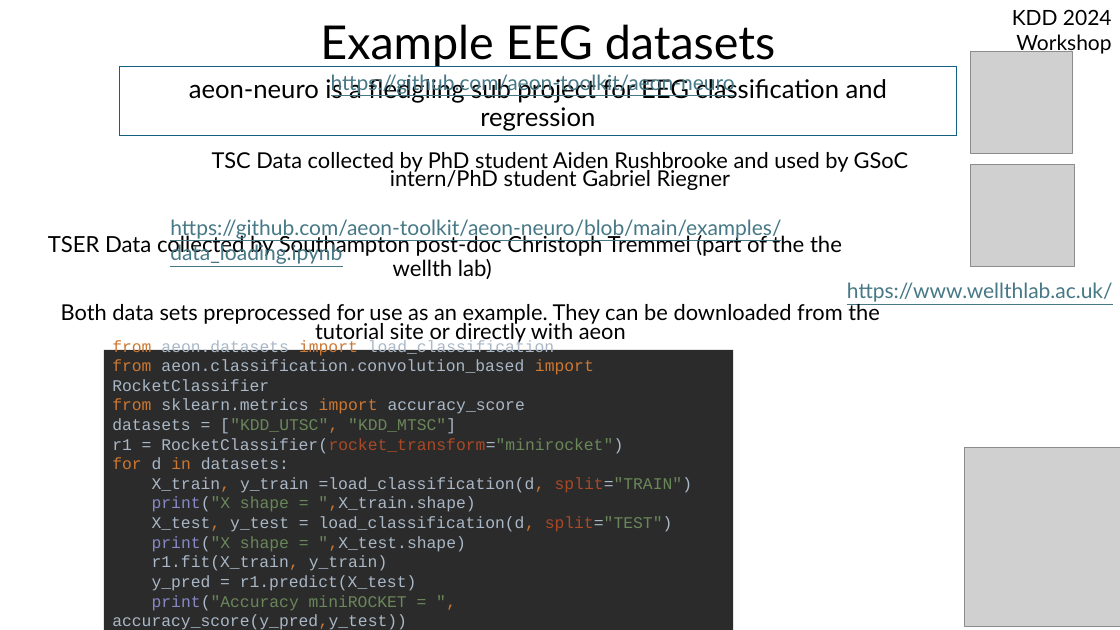
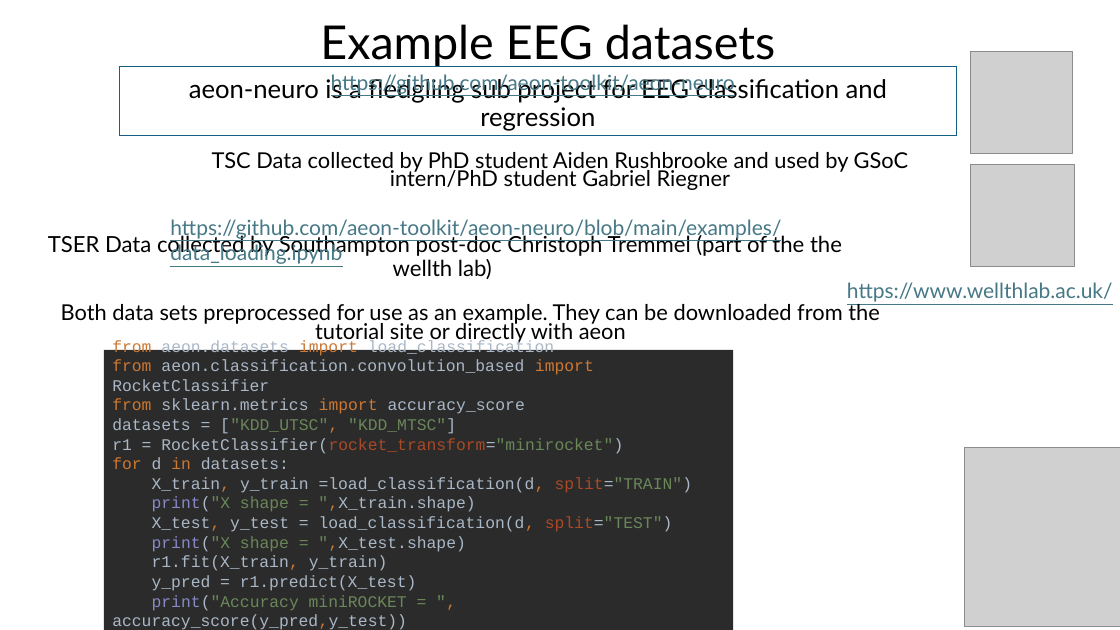
Before and after one commit to aeon-toolkit/aeon-tutorials, a slide deck: slide 7 of ECML-2024/Slides/part1_introduction.pptx (slide 4 before the commit). Drawn at 1120x630 pixels with LibreOffice and Linux fonts; fonts in the diff are those of the drawing; grey boxes stand for pictures. Boxes give left, top, right and bottom in pixels: in the first picture for what was removed or moved away, otherwise in the second. Text is boxed around its words. In the diff, an @@ line names an element or a change of style, - is before the commit and + after.

```diff
--- a/ECML-2024/Slides/part1_introduction.pptx
+++ b/ECML-2024/Slides/part1_introduction.pptx
@@ text removed at <box>1012,9,1112,55</box> @@
-KDD 2024 Workshop
```
Also in this commit, not shown: 4 other slides changed, 5 slides added, 3 slides removed, 11 other files.
